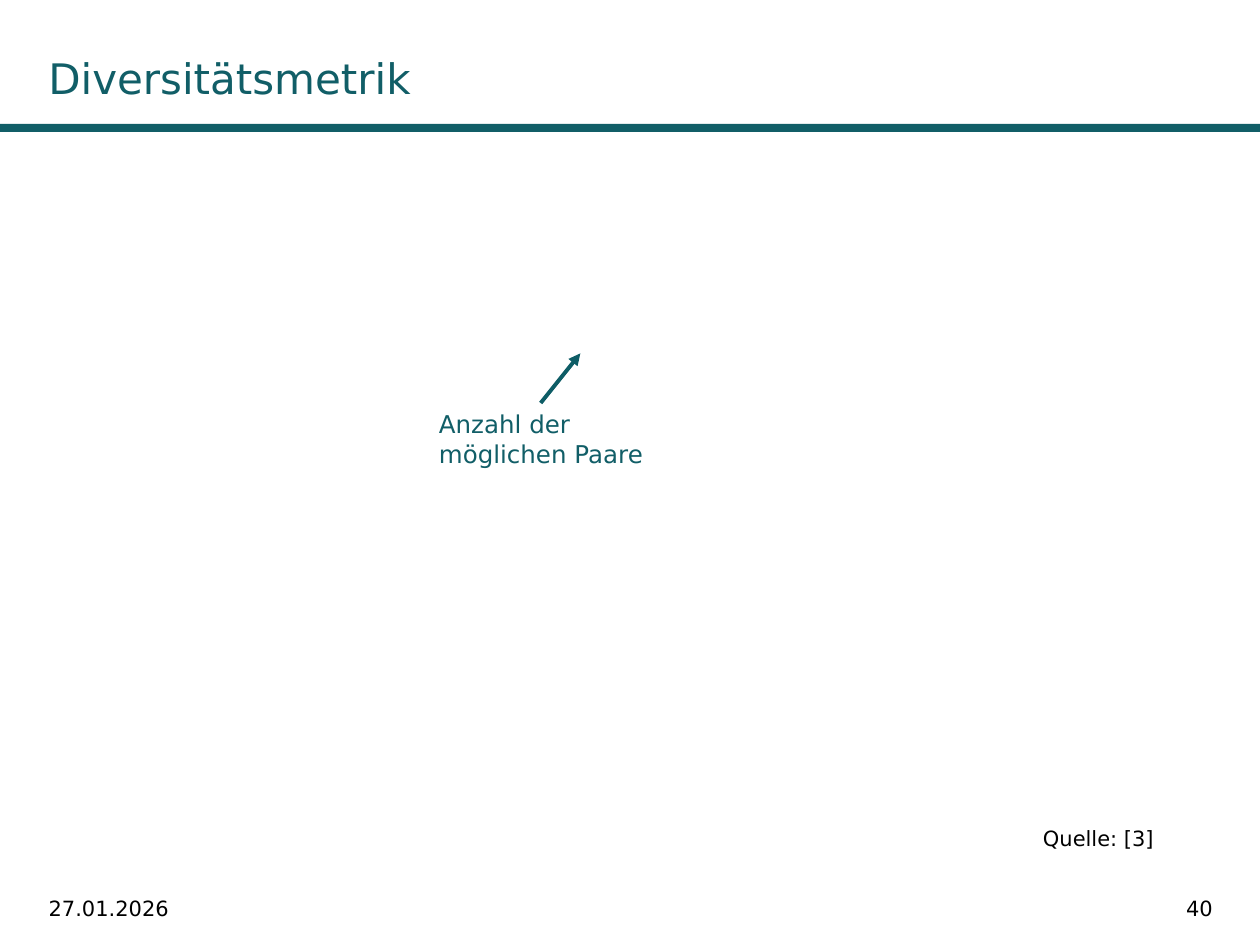
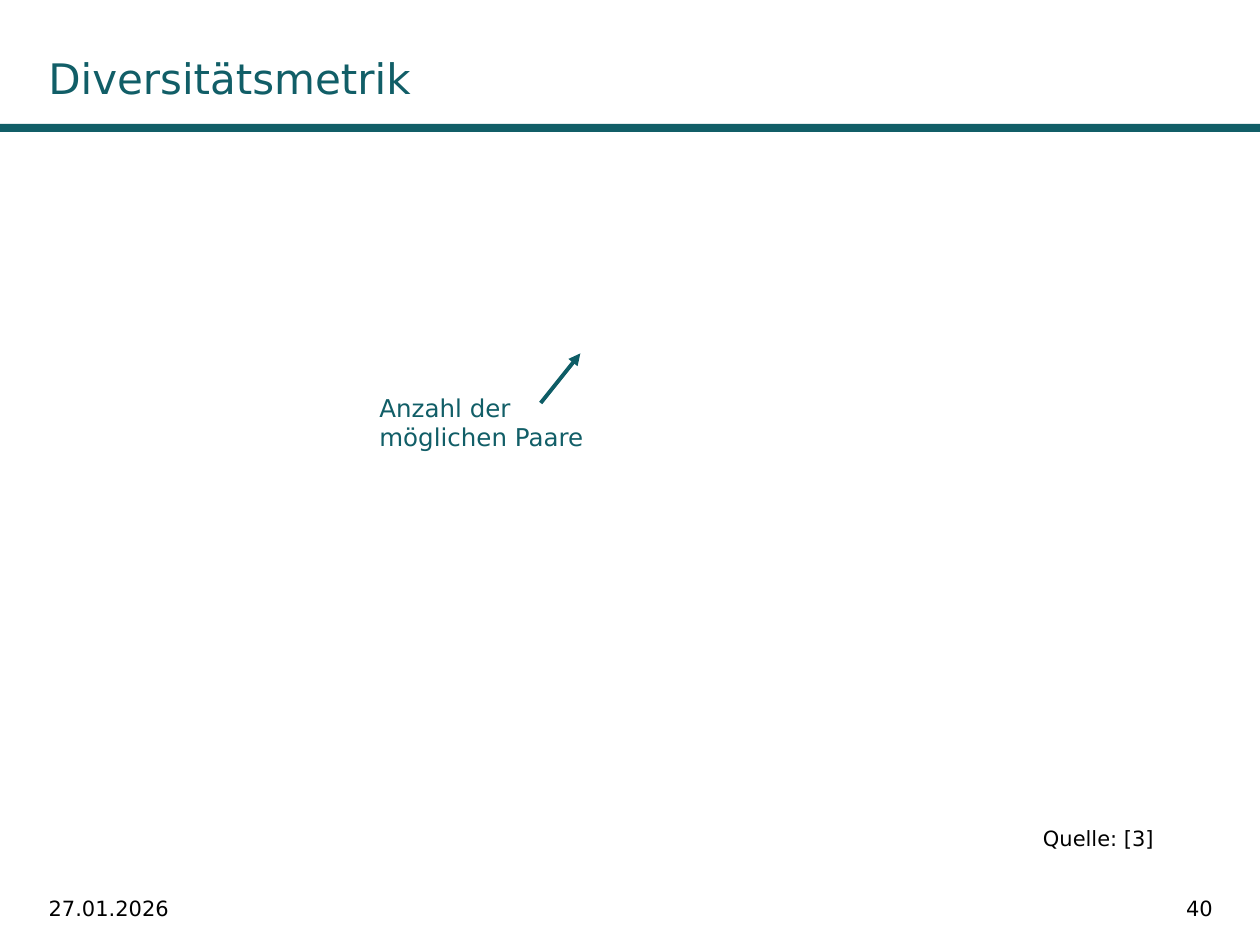
Before and after one commit to fabiw98/Seminar_DICE, a slide deck: slide 40 of Präsentation/PräsentationDiCE.pptx. Drawn at 1260x945 pixels with LibreOffice and Linux fonts; fonts in the diff are those of the drawing; grey boxes stand for pictures; background and template pictures are left out. Boxes give left, top, right and bottom in pixels: in the first picture for what was removed or moved away, otherwise in the second. Text is boxed around its words. In the diff, an @@ line names an element or a change of style, - is before the commit and + after.

```diff
--- a/Präsentation/PräsentationDiCE.pptx
+++ b/Präsentation/PräsentationDiCE.pptx
@@ text "Anzahl der möglichen Paare" moved from (x1=439, y1=414, x2=642, y2=468) to (x1=379, y1=398, x2=583, y2=451) @@
```
Also in this commit, not shown: 44 other slides changed, 8 slides added.
